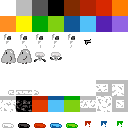
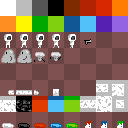
Two versions of the same layered image (128 × 128). Layer-by-layer changes:
added layer "White_paint" in group "Paintbuckets" over box(53, 91, 59, 96)
showed group "BgGrid" (2 layers) over box(0, 32, 128, 128)
